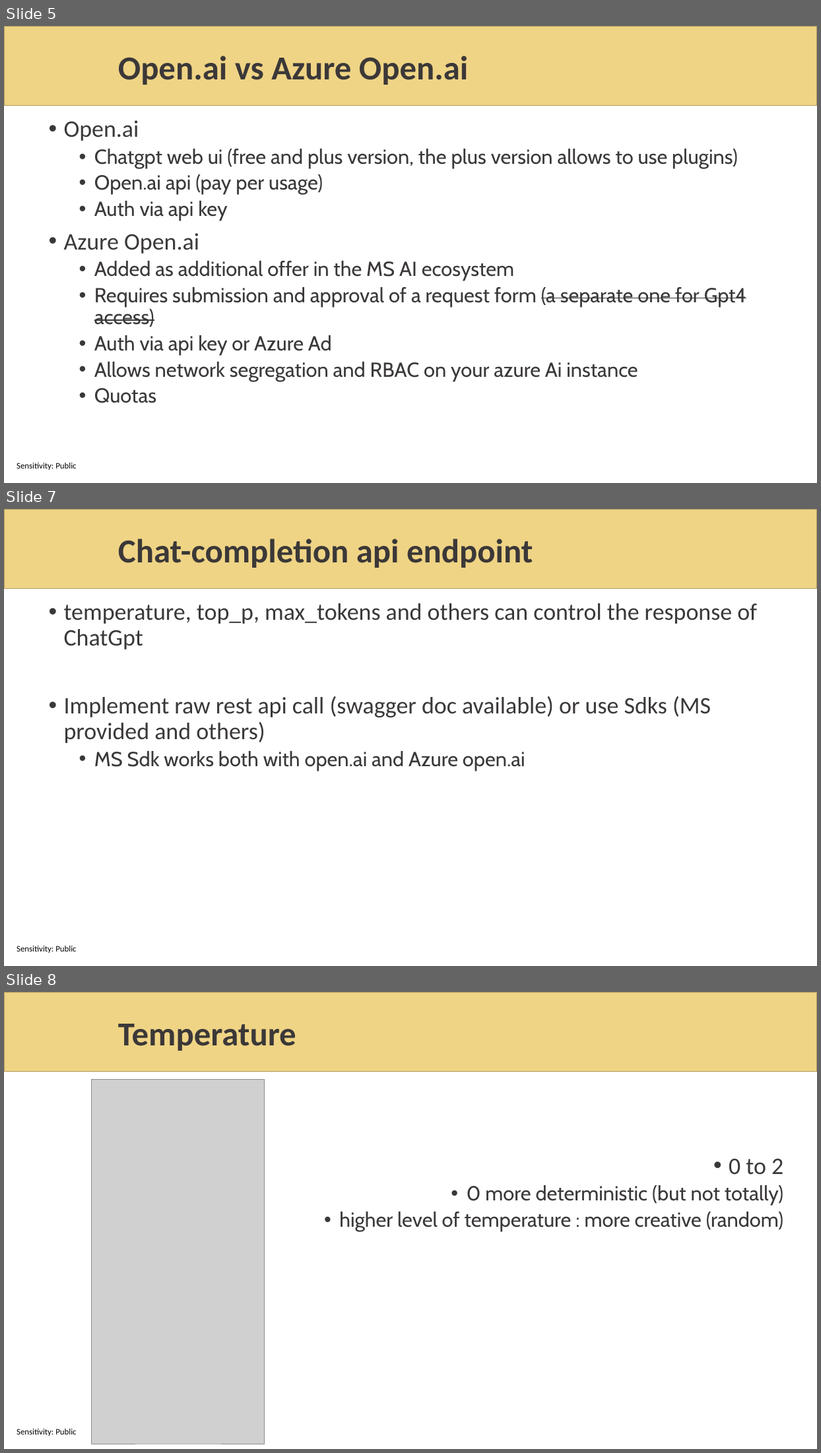
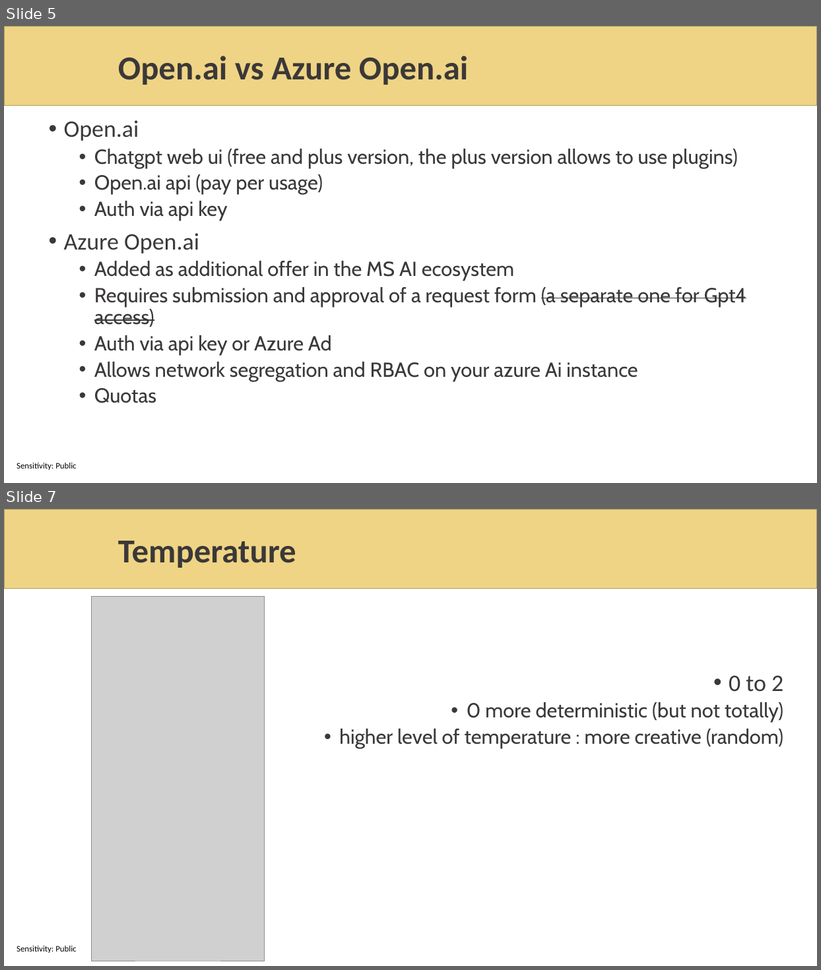
Before and after one commit to sabbadino/AzureDay2023Torino, a slide deck: sessions/room1_15_30/azure-day-ChatBot.pptx. Shown one above the other, each under a label of ours: slides 5, 7 and 8 before the commit, slides 5 and 7 after it; the slides between them are not shown. The pictures are 821x1453 and 821x970 pixels, drawn with LibreOffice and Linux fonts; fonts in the diff are those of the drawing; grey boxes stand for pictures; background and template pictures are left out. Boxes give left, top, right and bottom in pixels: in the first picture for what was removed or moved away, otherwise in the second. Text is boxed around its words. In the diff, an @@ line names an element or a change of style, - is before the commit and + after.

```diff
--- a/sessions/room1_15_30/azure-day-ChatBot.pptx
+++ b/sessions/room1_15_30/azure-day-ChatBot.pptx
@@ slide 7 removed at [4,509,817,966], background #FFFFFF; not listed: 2 template elements that a slide beside it also shows @@
@@ title removed at [118,539,533,568] @@
-Chat-completion api endpoint
@@ text removed at [64,603,757,770] @@
-• temperature, top_p, max_tokens and others can control the response of ChatGpt
-• Implement raw rest api call (swagger doc available) or use Sdks (MS provided and others)
-  • MS Sdk works both with open.ai and Azure open.ai
@@ what was slide 8 is now slide 7 @@
```
Also in this commit, not shown: 8 slides changed, 3 slides added, 2 other files.
